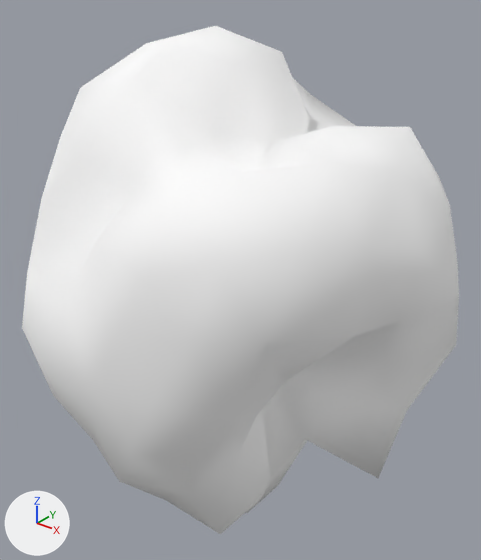
Two versions of the glTF model assets/asteroids/asteroid_sml_11.glb, one commit apart.
Camera for both pictures: a 50 mm lens placed at (1.392, -1.702, 1.161), pointed at (0.008, 0.029, 0.088). The axes (+X, +Y, +Z) are drawn at lower left. The lights are the same throughout. The first picture is the older version. Vertices at exactly the same position are counted once.

Objects in the first picture: 'asteroid_sml_11'.
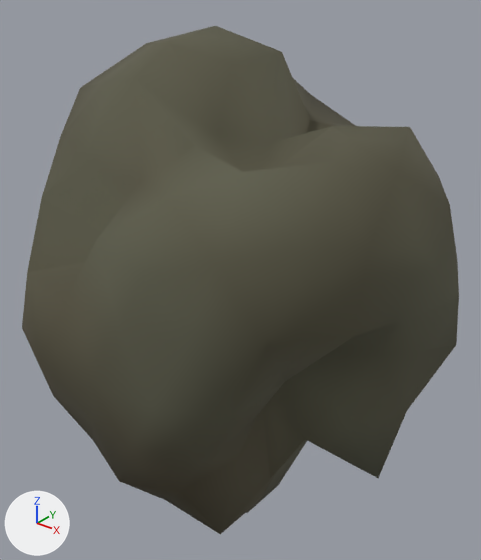
What changed in the scene script:
```text
Change mat_rock_asteroid_sml_11:
    where n0 = _N.new('ShaderNodeBsdfPrincipled'); n0.name = 'Principled BSDF'
    remove n0.inputs[0].default_value = (1.0, 1.0, 1.0, 1.0)  # 'Base Color', white #ffffff
    n0.inputs[1].default_value: 0.00602 -> 0.0045  # 'Metallic'
    n0.inputs[2].default_value: 0.887 -> 0.939  # 'Roughness'
    add n2 = _N.new('ShaderNodeVertexColor'); n2.name = 'Color Attribute'
    add _L.new(n2.outputs[0], n0.inputs[0])  # 'Color' to 'Base Color'
Change me_icosphere:
    where me_icosphere.from_pydata(...)  # 162 vertices, 320 faces; spans x -0.8..0.79, y -0.69..0.67, z -0.87..0.95
    used by ob_asteroid_sml_11; location = (0.0, 0.0, 0.0)
    me_icosphere part 1: vertex colours changed
```

Boxes [x1, y1, x2, y2] around the edits, measured in the pictures (481 x 560 px):
'asteroid_sml_11', recoloured (darker): [22, 26, 459, 534] in both
